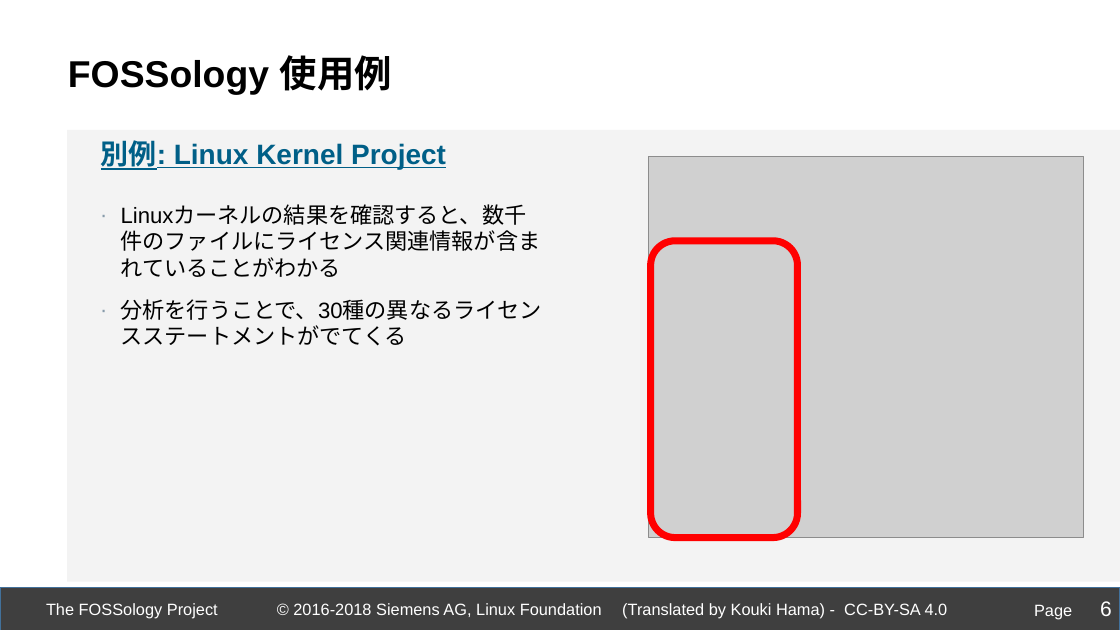
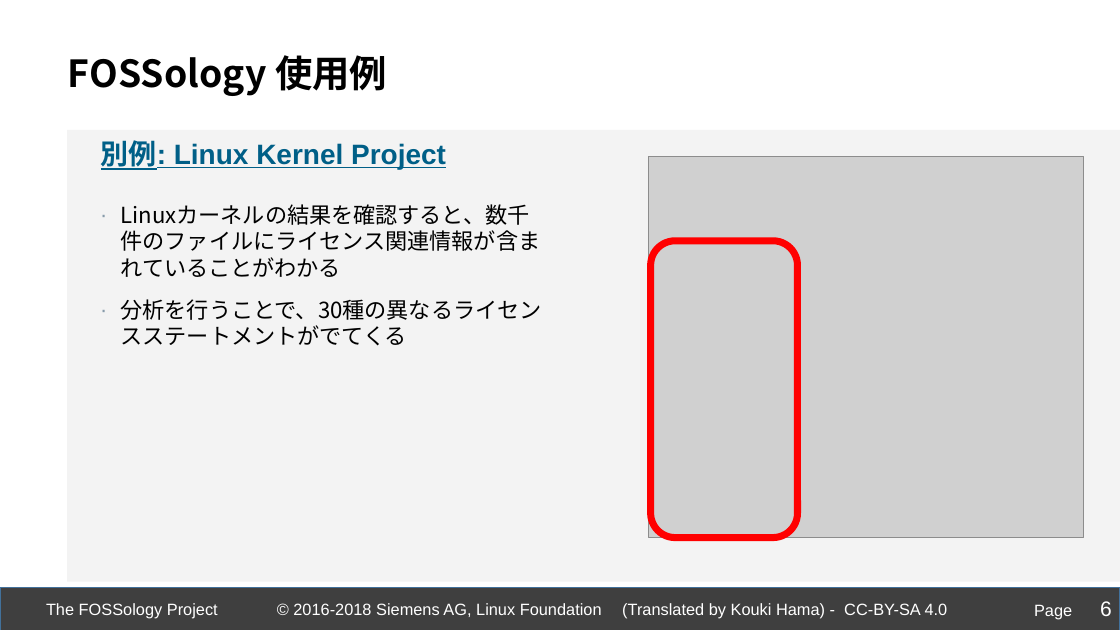
Before and after one commit to fossology/FOSSologySlides, a slide deck: slide 6 of Module-B-JPN-Basic-Workflow.pptx. Drawn at 1120x630 pixels with LibreOffice and Linux fonts; fonts in the diff are those of the drawing; grey boxes stand for pictures; background and template pictures are left out. Boxes give left, top, right and bottom in pixels: in the first picture for what was removed or moved away, otherwise in the second. Text is boxed around its words. In the diff, an @@ line names an element or a change of style, - is before the commit and + after.

```diff
--- a/Module-B-JPN-Basic-Workflow.pptx
+++ b/Module-B-JPN-Basic-Workflow.pptx
@@ text "FOSSology 使用例" at (x1=68, y1=55, x2=387, y2=96): font Arial to Noto Sans CJK JP @@
@@ text "Linuxカーネルの結果を確認すると、数千件のファイルにライセンス関連情報が含まれていることがわかる" at (x1=121, y1=204, x2=542, y2=320): font Arial to Noto Sans CJK JP @@
```
Also in this commit, not shown: 14 other slides changed, 4 other files.
